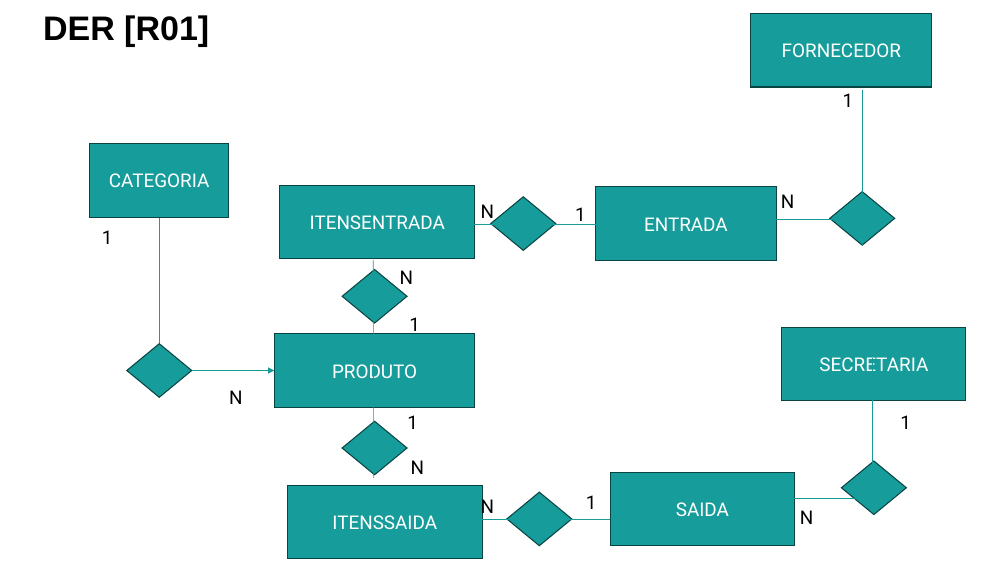
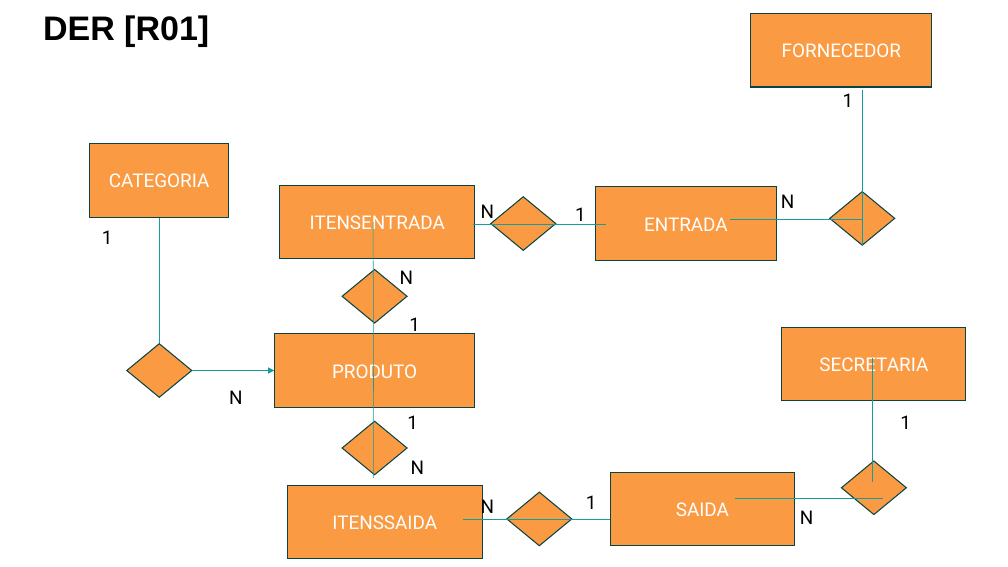
Before and after one commit to soolth/alomoxarifadoafrodite, a slide deck: slide 13 of Documentacao/ModelagemSistema_TemplateInicial.pptx. Drawn at 1008x567 pixels with LibreOffice and Linux fonts; fonts in the diff are those of the drawing. Boxes give left, top, right and bottom in pixels: in the first picture for what was removed or moved away, otherwise in the second. Text is boxed around its words. In the diff, an @@ line names an element or a change of style, - is before the commit and + after.

Commit message:
doc

```diff
--- a/Documentacao/ModelagemSistema_TemplateInicial.pptx
+++ b/Documentacao/ModelagemSistema_TemplateInicial.pptx
@@ fill #169C9A to #FA9A42 in 15 elements at box(274, 334, 475, 408), box(89, 144, 229, 217), box(596, 187, 777, 260), box(610, 473, 795, 546), box(280, 185, 475, 259), box(751, 14, 932, 87), box(287, 485, 482, 559), box(782, 327, 966, 401), box(127, 344, 192, 398), box(343, 421, 408, 475), box(507, 492, 572, 546), box(842, 461, 907, 515), box(830, 191, 895, 245), box(491, 197, 556, 250), box(343, 270, 408, 324) @@
```
Also in this commit, not shown: 2 slides added.
